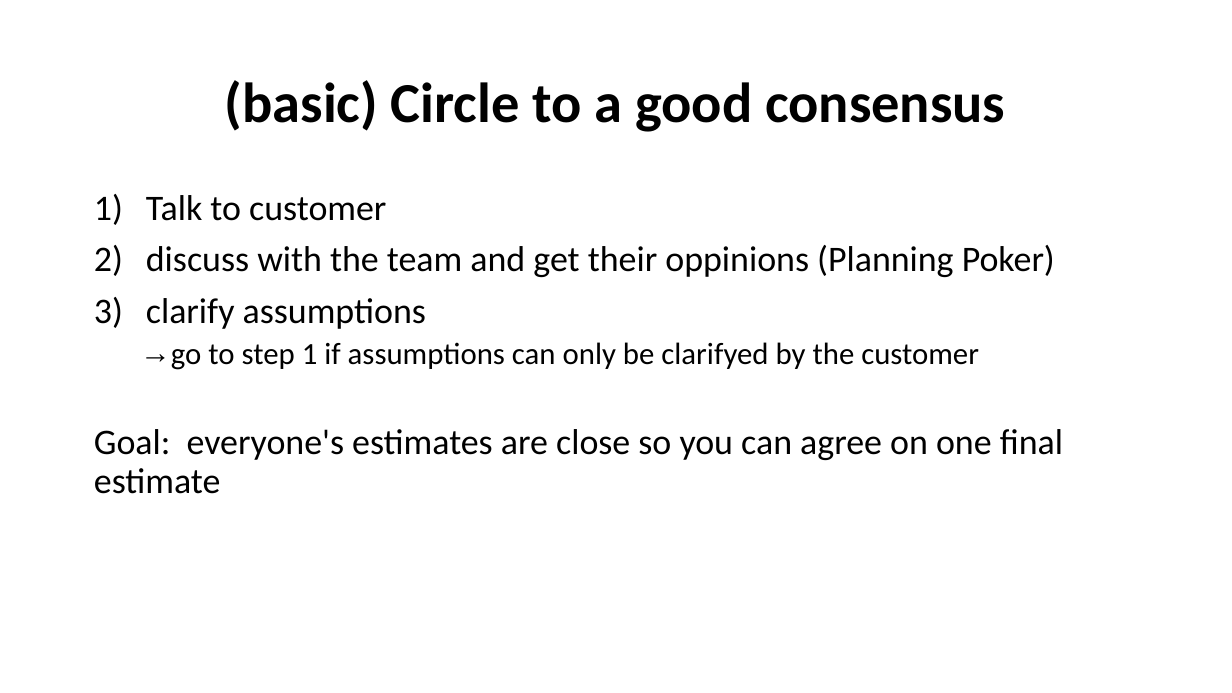
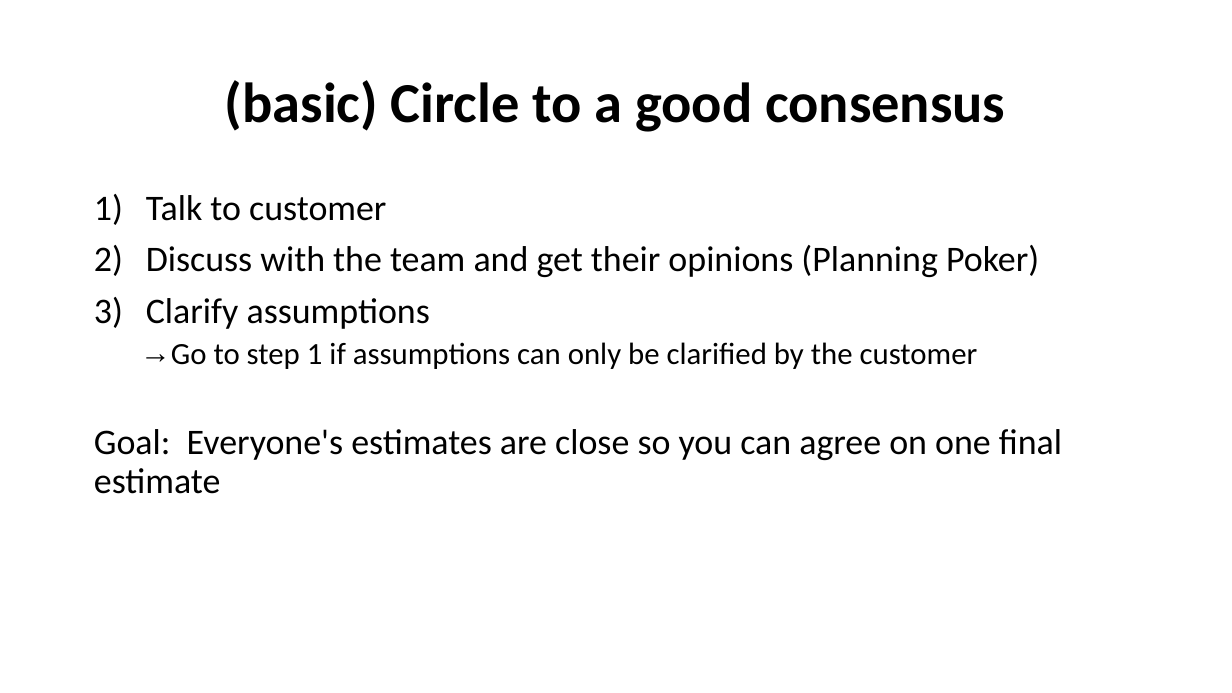
Before and after one commit to cschmitz96/Diverses, a slide deck: slide 19 of User story estimate.pptx (slide 5 before the commit). Drawn at 1232x693 pixels with LibreOffice and Linux fonts; fonts in the diff are those of the drawing. Boxes give left, top, right and bottom in pixels: in the first picture for what was removed or moved away, otherwise in the second. Text is boxed around its words. In the diff, an @@ line names an element or a change of style, - is before the commit and + after.

```diff
--- a/User story estimate.pptx
+++ b/User story estimate.pptx
@@ text at box(94, 245, 1062, 494): text changed @@
-2) discuss with the team and get their oppinions (Planning Poker)
-3) clarify assumptions
-  → go to step 1 if assumptions can only be clarifyed by the customer
-Goal: everyone's estimates are close so you can agree on one final estimate
+2) Discuss with the team and get their opinions (Planning Poker)
+3) Clarify assumptions
+  → Go to step 1 if assumptions can only be clarified by the customer
+Goal: Everyone's estimates are close so you can agree on one final estimate
```
Also in this commit, not shown: 6 other slides changed, 14 slides added, 1 slide removed, 24 other files.
